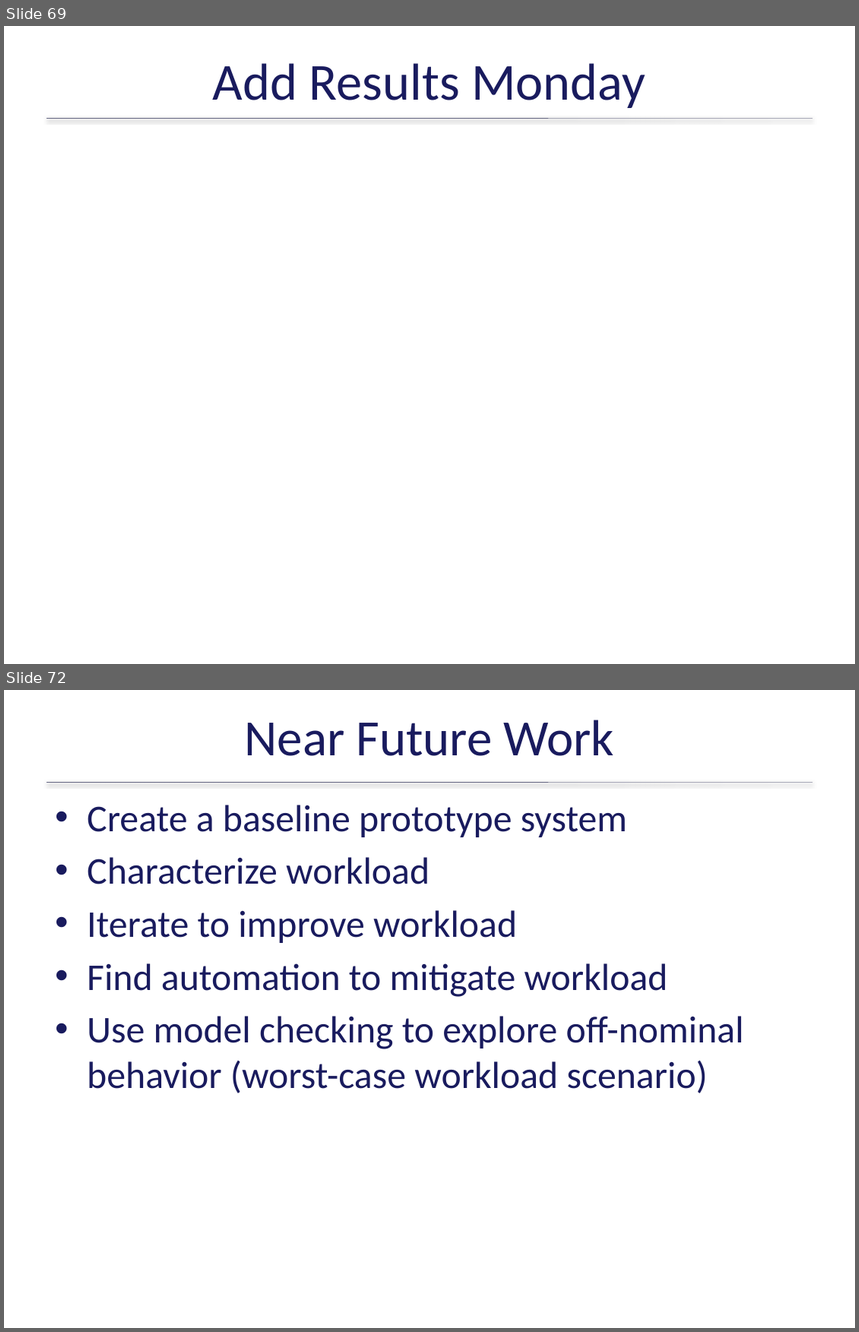
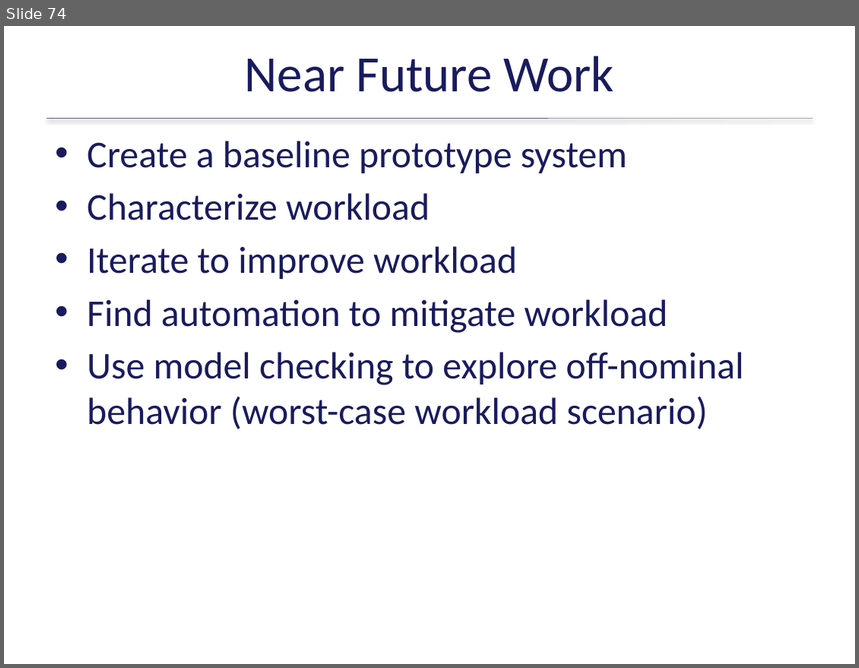
Before and after one commit to ericmercer/workload, a slide deck: publications_and_presentations/BYU13-03-Operator-Workload-Feb-2015.pptx. Shown one above the other, each under a label of ours: slides 69 and 72 before the commit, slide 74 after it; the slides between them are not shown. The pictures are 859x1332 and 859x668 pixels, drawn with LibreOffice and Linux fonts; fonts in the diff are those of the drawing; background and template pictures are left out. Boxes give left, top, right and bottom in pixels: in the first picture for what was removed or moved away, otherwise in the second. Text is boxed around its words. In the diff, an @@ line names an element or a change of style, - is before the commit and + after.

```diff
--- a/publications_and_presentations/BYU13-03-Operator-Workload-Feb-2015.pptx
+++ b/publications_and_presentations/BYU13-03-Operator-Workload-Feb-2015.pptx
@@ slide 69 removed at (4,26,855,664), background picture (left out); not listed: 1 template element that a slide beside it also shows @@
@@ title removed at (213,63,645,108) @@
-Add Results Monday
@@ what was slide 72 is now slide 74 @@
```
Also in this commit, not shown: 9 slides changed, 3 slides added, 16 other files.
